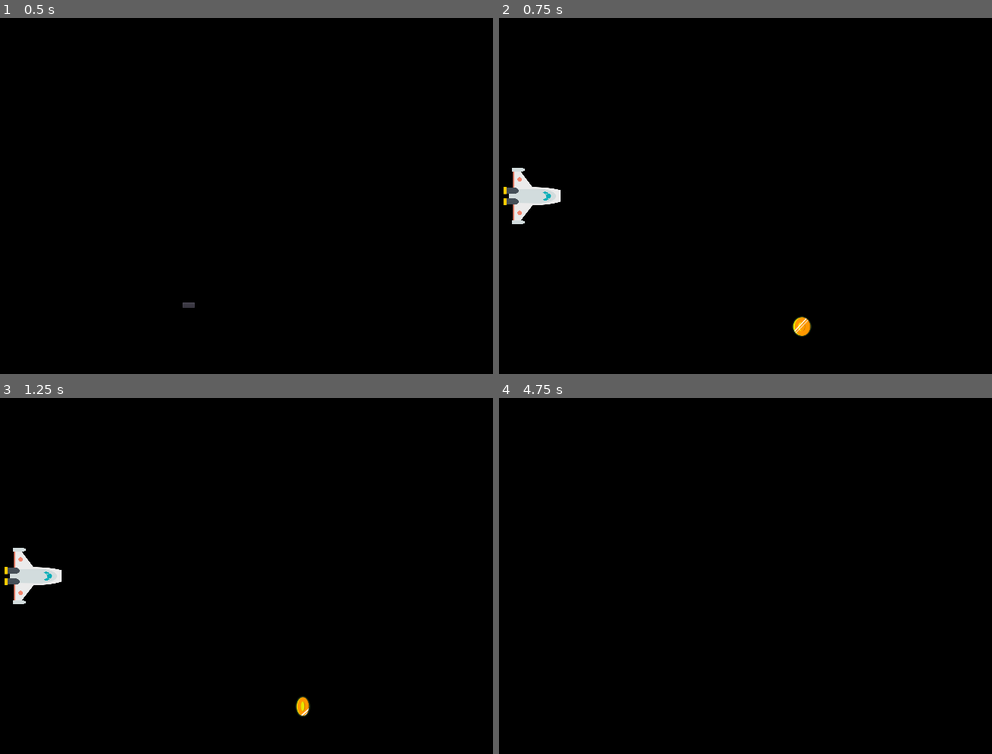
Above: before the commit, frames 1-4 (two rows, left to right).
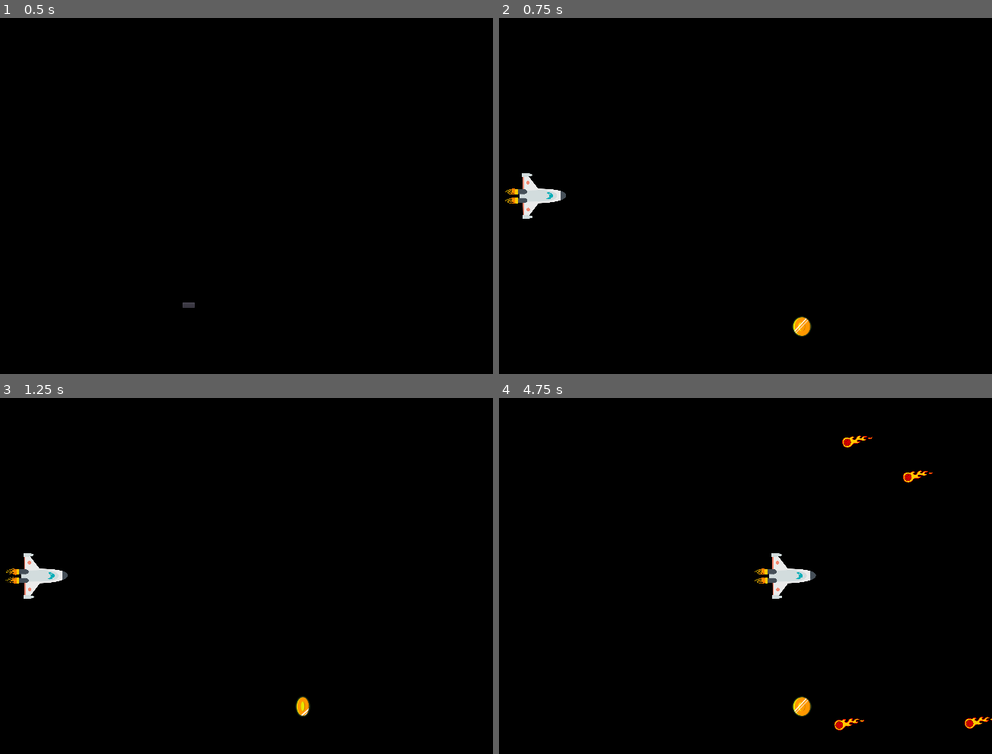
Above: after the commit, the same moments.

Repository: ant003/Space-Learning
Game: Godot game, scene res://scenes/Main.tscn
Same seed, same stepped clock (60 frames per second), same inputs: the game is played once before the commit and once after it.
Inputs:
- Up to frame 1 (0.5 s): no input
- Up to frame 2 (0.75 s): click "Comenzar" at 0.5 s
- Up to frame 3 (1.25 s): no input
- Up to frame 4 (4.75 s): hold Right (ui_right) 1.28-2.03 s; hold Down (ui_down) 2.03-2.78 s; hold Right (ui_right) 2.78-3.53 s; hold Up (ui_up) 3.53-4.28 s; hold Left (ui_left) from 4.28 s (still down)

Frame 1 is identical in both runs. In frame 2, 0.7% of the frame differs, in the area x 0-14%, y 42-58%; in frame 3, 0.7%; in frame 4, 1.2%, in the area x 51-100%, y 10-94%.

Commit message:
Player sprites were updated to become animated

Diff:
--- a/scenes/Player.tscn
+++ b/scenes/Player.tscn
@@ -1,11 +1,15 @@
-[gd_scene load_steps=4 format=2]
+[gd_scene load_steps=8 format=2]
 
-[ext_resource path="res://assets/player.png" type="Texture" id=1]
+[ext_resource path="res://assets/Rocket1.png" type="Texture" id=1]
 [ext_resource path="res://scripts/Player.gd" type="Script" id=2]
+[ext_resource path="res://assets/Rocket2.png" type="Texture" id=3]
+[ext_resource path="res://assets/Rocket3.png" type="Texture" id=4]
+[ext_resource path="res://assets/Rocket5.png" type="Texture" id=5]
+[ext_resource path="res://assets/Rocket4.png" type="Texture" id=6]
 
 [sub_resource type="SpriteFrames" id=1]
 animations = [ {
-"frames": [ ExtResource( 1 ) ],
+"frames": [ ExtResource( 1 ), ExtResource( 3 ), ExtResource( 4 ), ExtResource( 6 ), ExtResource( 5 ) ],
 "loop": true,
 "name": "default",
 "speed": 5.0
@@ -18,10 +22,12 @@
 }
 
 [node name="AnimatedSprite" type="AnimatedSprite" parent="."]
-scale = Vector2( 0.25, 0.25 )
+scale = Vector2( 0.2, 0.2 )
 frames = SubResource( 1 )
+frame = 2
+playing = true
 
 [node name="CollisionPolygon2D" type="CollisionPolygon2D" parent="."]
-polygon = PoolVector2Array( 54, -1, 53, -4, 49, -7, 42, -10, 30, -13, 16, -14, -5, -15, -25, -41, -23, -41, -22, -41, -21, -41, -19, -42, -18, -43, -17, -44, -17, -45, -18, -46, -20, -47, -22, -48, -26, -48, -39, -48, -39, -41, -38, -41, -38, -14, -54, -15, -54, -3, -45, -3, -45, 4, -54, 3, -54, 16, -38, 15, -38, 40, -40, 40, -40, 48, -29, 48, -25, 48, -21, 47, -18, 46, -17, 45, -17, 43, -19, 42, -24, 41, -25, 41, -5, 16, 23, 14, 38, 11, 42, 10, 47, 8, 51, 5, 53, 3, 54, 1 )
+polygon = PoolVector2Array( 5, 13, 23, 11, 32, 10, 43, 7, 49, 4, 51, 1, 52, -1, 51, -4, 47, -7, 42, -9, 25, -12, 12, -12, 5, -12, -11, -33, -7, -34, -6, -35, -6, -37, -8, -38, -15, -39, -23, -39, -23, -32, -22, -32, -22, -11, -34, -12, -34, -2, -28, -2, -28, 3, -34, 3, -34, 13, -21, 12, -21, 32, -22, 32, -22, 38, -13, 38, -8, 38, -5, 36, -5, 34, -10, 32 )
 
 [connection signal="body_entered" from="." to="." method="_on_Player_body_entered"]
Binary file added: assets/Rocket1.png
Not shown, added: assets/Rocket1.png.import
Binary file added: assets/Rocket2.png
Not shown, added: assets/Rocket2.png.import
Binary file added: assets/Rocket3.png
Not shown, added: assets/Rocket3.png.import
Binary file added: assets/Rocket4.png
Not shown, changed: assets/Rocket4.png.import
Binary file added: assets/Rocket5.png
Not shown, added: assets/Rocket5.png.import
Binary file removed: assets/player.png
